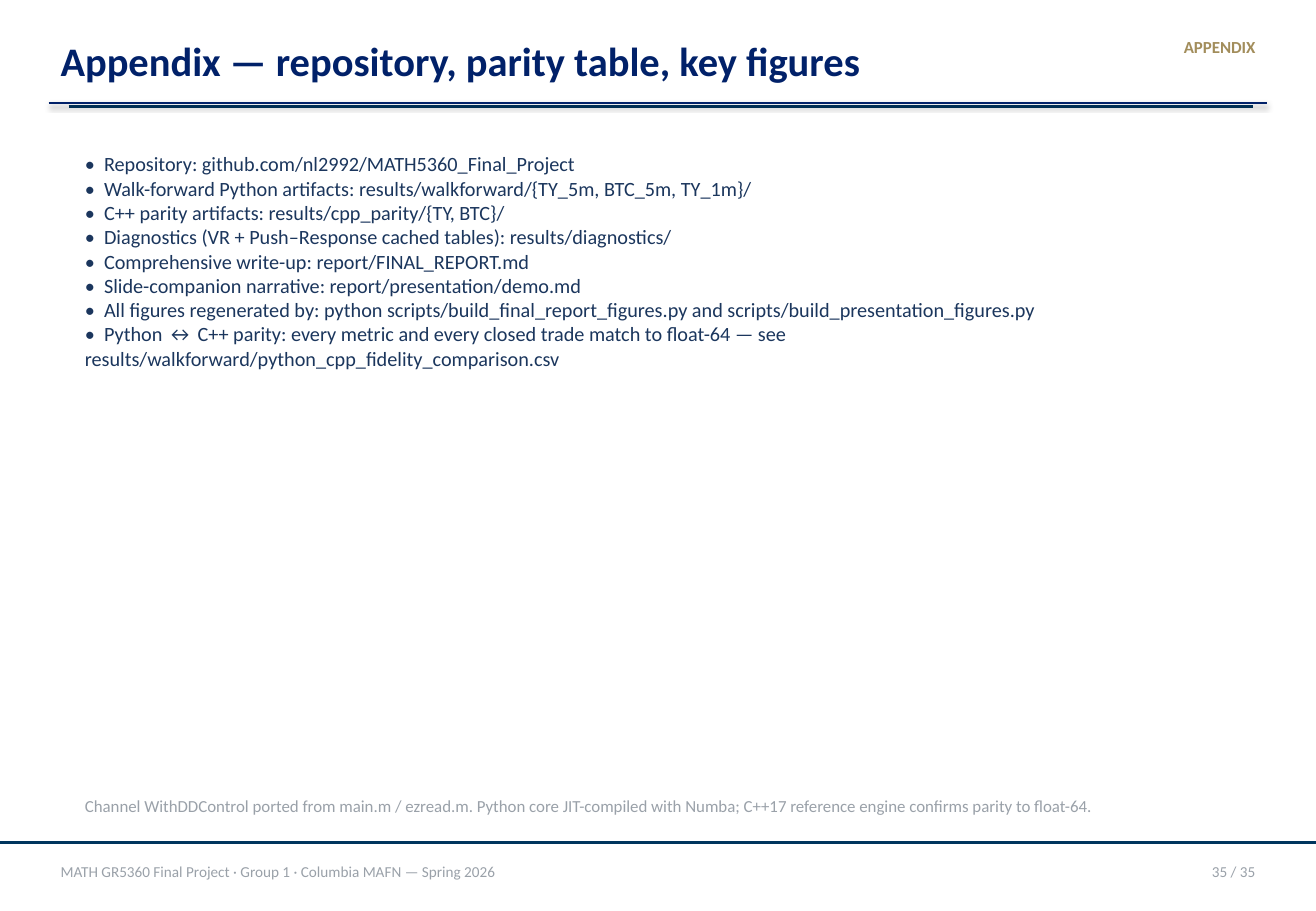
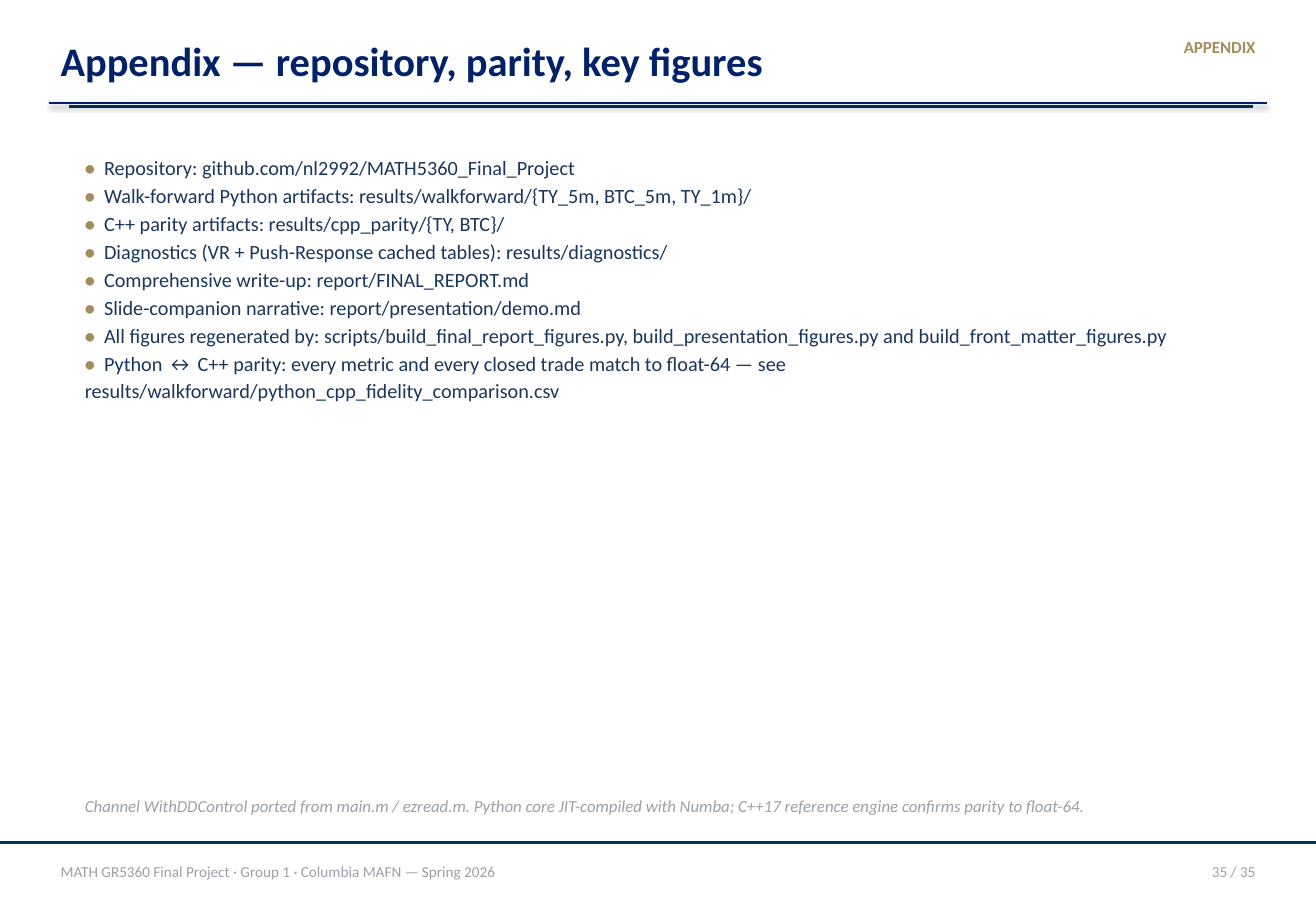
Before and after one commit to Cuivie/MATH5360_Final_Project, a slide deck: slide 35 of report/presentation/MATH5360_Final_Group1.pptx. Drawn at 1316x911 pixels with LibreOffice and Linux fonts; fonts in the diff are those of the drawing; background and template pictures are left out. Boxes give left, top, right and bottom in pixels: in the first picture for what was removed or moved away, otherwise in the second. Text is boxed around its words. In the diff, an @@ line names an element or a change of style, - is before the commit and + after.

```diff
--- a/report/presentation/MATH5360_Final_Group1.pptx
+++ b/report/presentation/MATH5360_Final_Group1.pptx
@@ text at (x1=61, y1=47, x2=763, y2=83): text changed @@
-Appendix — repository, parity table, key figures
+Appendix — repository, parity, key figures
@@ text at (x1=85, y1=161, x2=786, y2=402): text colour #1B365D to #A28D5B, bold on in "•", "•", "•", "•" and 2 more places; line spacing 1 to 1.15 @@
@@ text at (x1=104, y1=244, x2=667, y2=263): text changed @@
-• Diagnostics (VR + Push–Response cached tables): results/diagnostics/
+• Diagnostics (VR + Push-Response cached tables): results/diagnostics/
@@ text at (x1=104, y1=329, x2=1167, y2=347): text changed @@
-• All figures regenerated by: python scripts/build_final_report_figures.py and scripts/build_presentation_figures.py
+• All figures regenerated by: scripts/build_final_report_figures.py, build_presentation_figures.py and build_front_matter_figures.py
@@ text "Channel WithDDControl ported from main.m ..." at (x1=85, y1=800, x2=1084, y2=815): italic on @@
```
Also in this commit, not shown: 10 other slides changed, 14 slides added, 14 slides removed, 9 other files.
